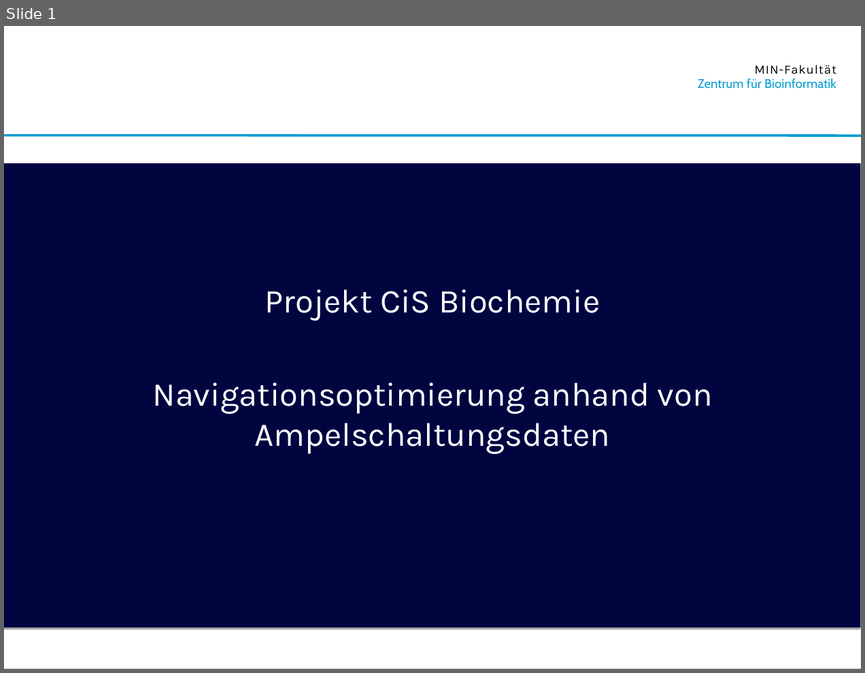
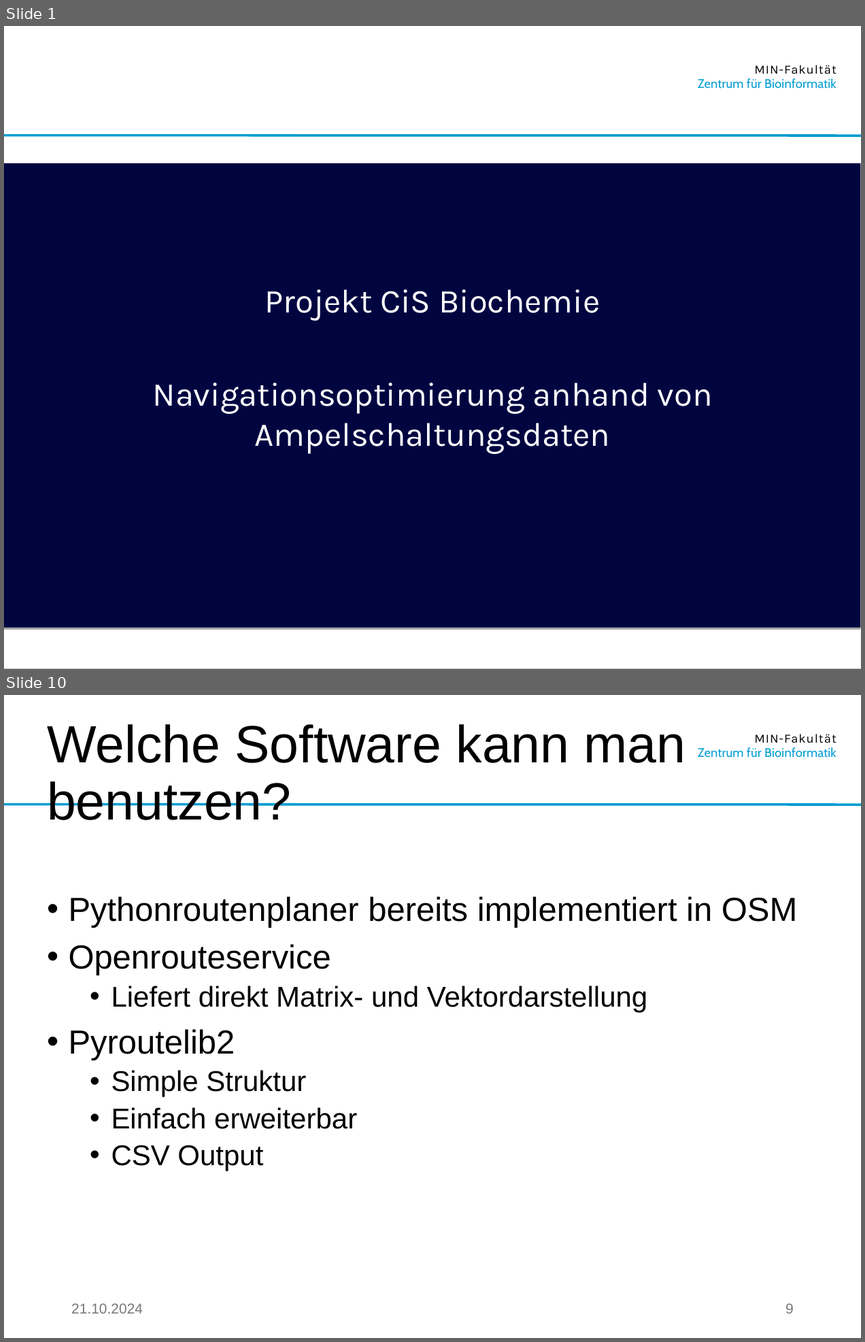
Before and after one commit to Mikkoko112/TLDHamburg, a slide deck: CiS-Projekt.pptx. Shown one above the other, each under a label of ours: slide 1 before the commit, slides 1 and 10 after it; the slides between them are not shown. The pictures are 865x673 and 865x1342 pixels, drawn with LibreOffice and Linux fonts; fonts in the diff are those of the drawing; background and template pictures are left out. Boxes give left, top, right and bottom in pixels: in the first picture for what was removed or moved away, otherwise in the second. Text is boxed around its words. In the diff, an @@ line names an element or a change of style, - is before the commit and + after.

```diff
--- a/CiS-Projekt.pptx
+++ b/CiS-Projekt.pptx
@@ slide 10 added at (4, 695, 861, 1338), background #FFFFFF; not listed: 3 template elements that a slide beside it also shows @@
@@ title added at (47, 724, 686, 820), 44 pt, text #000000 @@
+Welche Software kann man benutzen?
@@ subtitle added at (68, 896, 797, 1170), 24 pt, text #000000 @@
+• Pythonroutenplaner bereits implementiert in OSM
+• Openrouteservice
+  • Liefert direkt Matrix- und Vektordarstellung
+• Pyroutelib2
+  • Simple Struktur
+  • Einfach erweiterbar
+  • CSV Output
@@ text added at (71, 1303, 143, 1313), 12 pt, text #797979 @@
+21.10.2024
@@ page number added at (785, 1303, 793, 1313), 12 pt, text #797979 @@
+9
```
Also in this commit, not shown: 6 slides changed, 5 other slides added.
